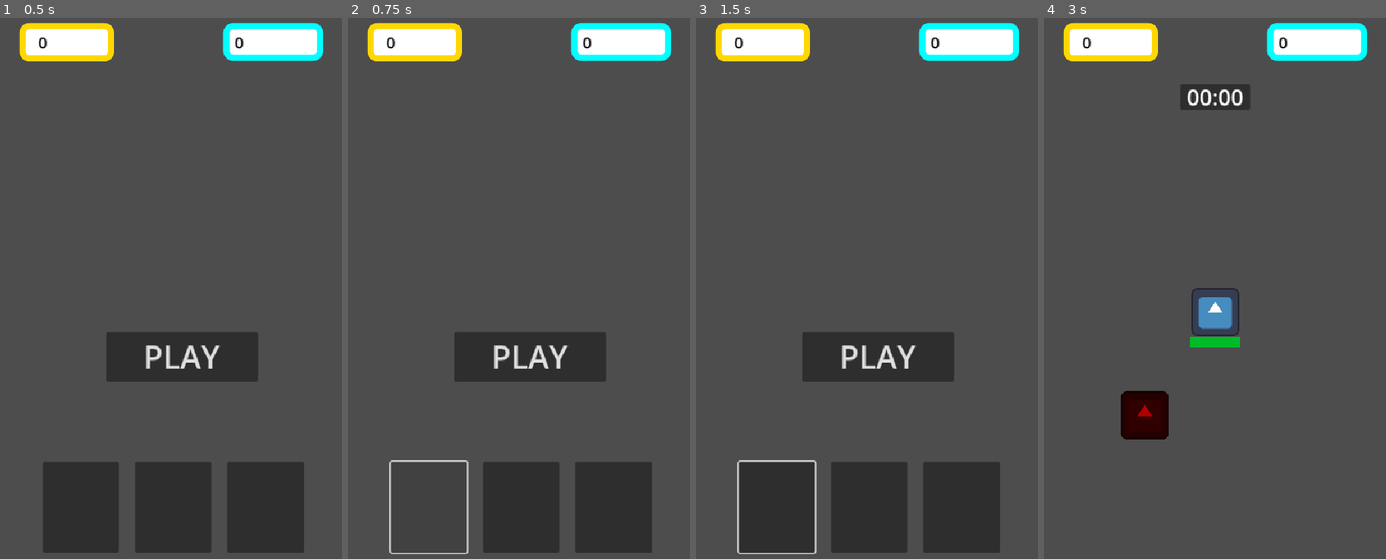
Above: before the commit, frames 1-4 (left to right).
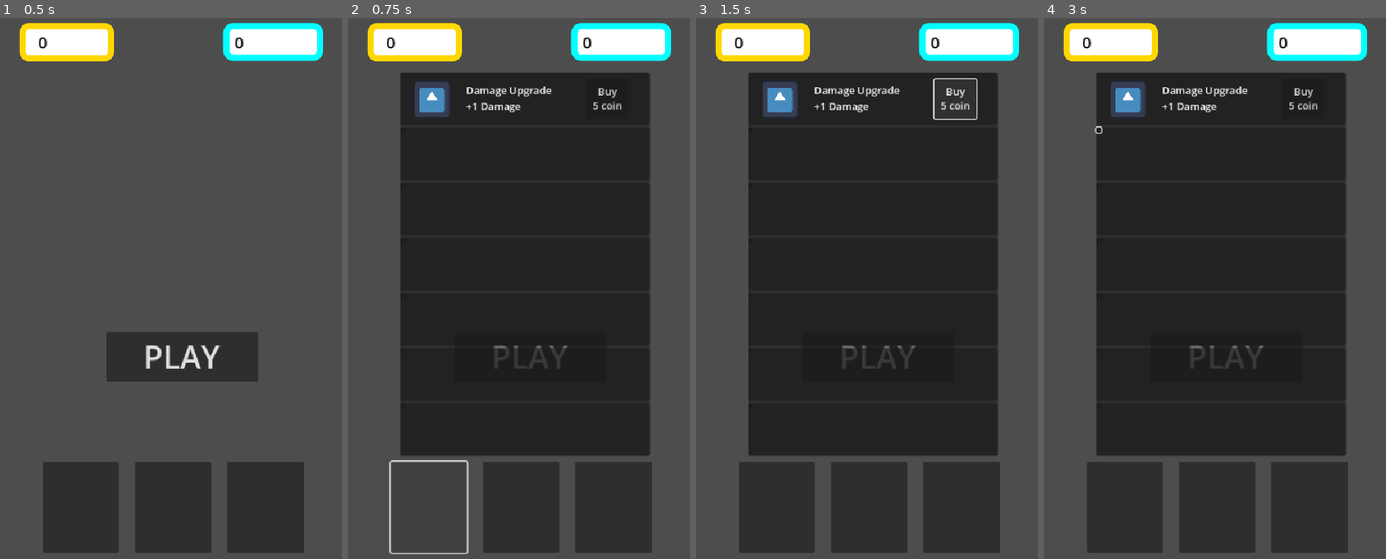
Above: after the commit, the same moments.

Repository: StenSOS/idlesurvivor
Game: Godot game, scene res://mainMenu/main_menu.tscn
Same seed, same stepped clock (60 frames per second), same inputs: the game is played once before the commit and once after it. The engine's default icon, where the game draws it, is replaced by a stand-in: a white triangle on a blue panel in a dark square.
Inputs (mouse positions are in pixels of both pictures, inside the frame that each line leads up to):
- Up to frame 1 (0.5 s): no input
- Up to frame 2 (0.75 s): click (430, 504) at 0.5 s
- Up to frame 3 (1.5 s): click (955, 99) at 1.25 s, where only the run after the commit has a clickable "Buy 5 coin"
- Up to frame 4 (3 s): click (1098, 131) at 2.02 s; click "PLAY" at 2.75 s

Frame 1 is identical in both runs. In frame 2, 48% of the frame differs, in the area x 15-89%, y 10-81%; in frame 3, 48%; in frame 4, 62%, in the area x 12-89%, y 10-99%.

Commit message:
playerup panel started

Diff:
--- a/main/main.gd
+++ b/main/main.gd
@@ -23,8 +23,6 @@
 	if not player.isDead:
 		elapsedTime += delta
 
-	if player.isDead:
-		gameOver()
 	var minutes = int(elapsedTime)/60
 	var seconds = int(elapsedTime)%60
 
@@ -37,9 +35,6 @@
 	GameData.totalMoney += GameData.moneyPerEnemy
 	update_ui()
 
-func gameOver():
-	get_tree().change_scene_to_file("res://mainMenu/main_menu.tscn")
-
 func update_ui():
 	money_label.text = str(GameData.totalMoney)
 	diamond_label.text =  str(GameData.totalDiamonds)
--- a/mainMenu/main_menu.gd
+++ b/mainMenu/main_menu.gd
@@ -2,6 +2,8 @@
 
 @onready var money_label = $HUD/Panel2/moneyLabel
 @onready var diamond_label = $HUD/Panel3/diamondLabel
+@onready var player_upgrade_panel = $PlayerUpgradePanel
+
 
 func _ready():
 	update_ui()
@@ -17,7 +19,10 @@
 
 
 func _on_player_ups_pressed():
-	print("playerups button")
+	if player_upgrade_panel.visible:
+		player_upgrade_panel.visible = false
+	else:
+		player_upgrade_panel.visible = true
 
 
 func _on_turret_ups_pressed():
--- a/mainMenu/main_menu.tscn
+++ b/mainMenu/main_menu.tscn
@@ -1,6 +1,7 @@
-[gd_scene load_steps=4 format=3 uid="uid://cx55u8tqd6t24"]
+[gd_scene load_steps=5 format=3 uid="uid://cx55u8tqd6t24"]
 
 [ext_resource type="Script" uid="uid://dbrabpltusiu6" path="res://mainMenu/main_menu.gd" id="1_27owx"]
+[ext_resource type="Texture2D" uid="uid://8u8p1e21e3x2" path="res://icon.svg" id="2_phg2d"]
 
 [sub_resource type="StyleBoxFlat" id="StyleBoxFlat_urgxs"]
 bg_color = Color(1, 1, 1, 1)
@@ -131,6 +132,143 @@
 layout_mode = 2
 size_flags_horizontal = 3
 
+[node name="PlayerUpgradePanel" type="Panel" parent="."]
+visible = false
+layout_mode = 0
+offset_left = 82.0
+offset_top = 102.0
+offset_right = 476.0
+offset_bottom = 707.0
+
+[node name="VBoxContainer" type="VBoxContainer" parent="PlayerUpgradePanel"]
+layout_mode = 0
+offset_right = 394.0
+offset_bottom = 605.0
+
+[node name="damageUpgradePanel" type="Panel" parent="PlayerUpgradePanel/VBoxContainer"]
+layout_mode = 2
+size_flags_vertical = 3
+
+[node name="Sprite2D" type="Sprite2D" parent="PlayerUpgradePanel/VBoxContainer/damageUpgradePanel"]
+position = Vector2(50, 43)
+scale = Vector2(0.453125, 0.46875)
+texture = ExtResource("2_phg2d")
+
+[node name="Label" type="Label" parent="PlayerUpgradePanel/VBoxContainer/damageUpgradePanel"]
+layout_mode = 0
+offset_left = 104.0
+offset_top = 17.0
+offset_right = 144.0
+offset_bottom = 40.0
+text = "Damage Upgrade
++1 Damage"
+
+[node name="Button" type="Button" parent="PlayerUpgradePanel/VBoxContainer/damageUpgradePanel"]
+layout_mode = 0
+offset_left = 294.0
+offset_top = 11.0
+offset_right = 360.0
+offset_bottom = 73.0
+text = "Buy
+5 coin
+"
+
+[node name="healthUpgradePanel2" type="Panel" parent="PlayerUpgradePanel/VBoxContainer"]
+layout_mode = 2
+size_flags_vertical = 3
+
+[node name="Sprite2D" type="Sprite2D" parent="PlayerUpgradePanel/VBoxContainer/healthUpgradePanel2"]
+
+[node name="Label" type="Label" parent="PlayerUpgradePanel/VBoxContainer/healthUpgradePanel2"]
+layout_mode = 0
+offset_right = 40.0
+offset_bottom = 23.0
+
+[node name="Button" type="Button" parent="PlayerUpgradePanel/VBoxContainer/healthUpgradePanel2"]
+layout_mode = 0
+offset_right = 8.0
+offset_bottom = 8.0
+
+[node name="healthUpgradePanel3" type="Panel" parent="PlayerUpgradePanel/VBoxContainer"]
+layout_mode = 2
+size_flags_vertical = 3
+
+[node name="Sprite2D" type="Sprite2D" parent="PlayerUpgradePanel/VBoxContainer/healthUpgradePanel3"]
+
+[node name="Label" type="Label" parent="PlayerUpgradePanel/VBoxContainer/healthUpgradePanel3"]
+layout_mode = 0
+offset_right = 40.0
+offset_bottom = 23.0
+
+[node name="Button" type="Button" parent="PlayerUpgradePanel/VBoxContainer/healthUpgradePanel3"]
+layout_mode = 0
+offset_right = 8.0
+offset_bottom = 8.0
+
+[node name="healthUpgradePanel4" type="Panel" parent="PlayerUpgradePanel/VBoxContainer"]
+layout_mode = 2
+size_flags_vertical = 3
+
+[node name="Sprite2D" type="Sprite2D" parent="PlayerUpgradePanel/VBoxContainer/healthUpgradePanel4"]
+
+[node name="Label" type="Label" parent="PlayerUpgradePanel/VBoxContainer/healthUpgradePanel4"]
+layout_mode = 0
+offset_right = 40.0
+offset_bottom = 23.0
+
+[node name="Button" type="Button" parent="PlayerUpgradePanel/VBoxContainer/healthUpgradePanel4"]
+layout_mode = 0
+offset_right = 8.0
+offset_bottom = 8.0
+
+[node name="healthUpgradePanel5" type="Panel" parent="PlayerUpgradePanel/VBoxContainer"]
+layout_mode = 2
+size_flags_vertical = 3
+
+[node name="Sprite2D" type="Sprite2D" parent="PlayerUpgradePanel/VBoxContainer/healthUpgradePanel5"]
+
+[node name="Label" type="Label" parent="PlayerUpgradePanel/VBoxContainer/healthUpgradePanel5"]
+layout_mode = 0
+offset_right = 40.0
+offset_bottom = 23.0
+
+[node name="Button" type="Button" parent="PlayerUpgradePanel/VBoxContainer/healthUpgradePanel5"]
+layout_mode = 0
+offset_right = 8.0
+offset_bottom = 8.0
+
+[node name="healthUpgradePanel6" type="Panel" parent="PlayerUpgradePanel/VBoxContainer"]
+layout_mode = 2
+size_flags_vertical = 3
+
+[node name="Sprite2D" type="Sprite2D" parent="PlayerUpgradePanel/VBoxContainer/healthUpgradePanel6"]
+
+[node name="Label" type="Label" parent="PlayerUpgradePanel/VBoxContainer/healthUpgradePanel6"]
+layout_mode = 0
+offset_right = 40.0
+offset_bottom = 23.0
+
+[node name="Button" type="Button" parent="PlayerUpgradePanel/VBoxContainer/healthUpgradePanel6"]
+layout_mode = 0
+offset_right = 8.0
+offset_bottom = 8.0
+
+[node name="healthUpgradePanel7" type="Panel" parent="PlayerUpgradePanel/VBoxContainer"]
+layout_mode = 2
+size_flags_vertical = 3
+
+[node name="Sprite2D" type="Sprite2D" parent="PlayerUpgradePanel/VBoxContainer/healthUpgradePanel7"]
+
+[node name="Label" type="Label" parent="PlayerUpgradePanel/VBoxContainer/healthUpgradePanel7"]
+layout_mode = 0
+offset_right = 40.0
+offset_bottom = 23.0
+
+[node name="Button" type="Button" parent="PlayerUpgradePanel/VBoxContainer/healthUpgradePanel7"]
+layout_mode = 0
+offset_right = 8.0
+offset_bottom = 8.0
+
 [connection signal="pressed" from="playButton" to="." method="_on_play_button_pressed"]
 [connection signal="pressed" from="HBoxContainer/PlayerUps" to="." method="_on_player_ups_pressed"]
 [connection signal="pressed" from="HBoxContainer/TurretUps" to="." method="_on_turret_ups_pressed"]
--- a/player/player.gd
+++ b/player/player.gd
@@ -49,3 +49,4 @@
 	if health <= 0:
 		isDead=true
 		print("dead")
+		get_tree().change_scene_to_file("res://mainMenu/main_menu.tscn")
